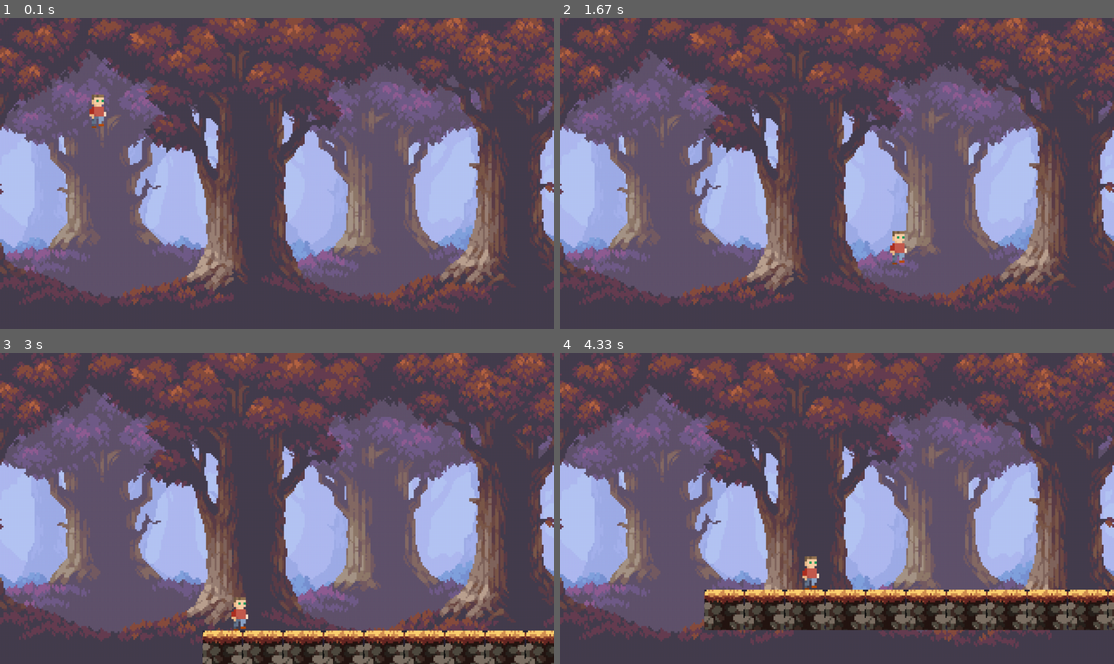
Above: before the commit, frames 1-4 (two rows, left to right).
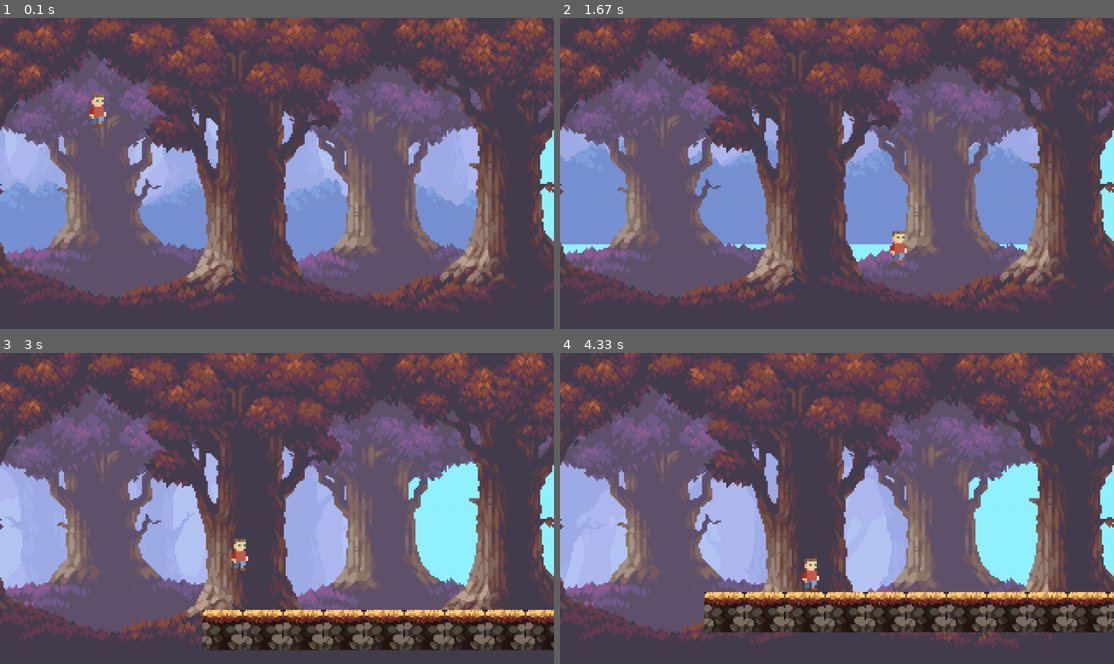
Above: after the commit, the same moments.

Repository: fabianwgl/pygame-tryouts
Game: pygame game, started from basics.py
Same seed, same stepped clock (60 frames per second), same inputs: the game is played once before the commit and once after it.
Inputs:
- Up to frame 1 (0.1 s): no input
- Up to frame 2 (1.67 s): hold Right 0.33-0.8 s; hold Up 0.83-1.13 s; hold Right 1.17-1.63 s
- Up to frame 3 (3 s): hold Left 1.67-2.2 s; hold Left 2.23-2.63 s; hold Up from 2.67 s (still down)
- Up to frame 4 (4.33 s): release Up at 3.03 s; hold Right 3.07-3.7 s; hold Left 3.73-4.2 s; hold Right from 4.23 s (still down)

The runs differ from the first frame. In frame 1, 8.5% of the frame differs, in the area x 0-100%, y 36-77%; in frame 2, 13%; in frame 3, 15%, in the area x 0-100%, y 34-100%; in frame 4, 10%.

Commit message:
added music and capibara sprites

Diff:
--- a/basics.py
+++ b/basics.py
@@ -3,7 +3,7 @@
 from pygame.locals import *
 pygame.init()
 
-pygame.display.set_caption('potigame')
+pygame.display.set_caption('game')
 WINDOW_SIZE = (960, 540)
 screen = pygame.display.set_mode(WINDOW_SIZE, 0, 32)
 display = pygame.Surface(WINDOW_SIZE)
@@ -100,8 +100,9 @@
     scroll = true_scroll.copy()
     scroll[0] = int(scroll[0])
     scroll[1] = int(scroll[1])
+    print(scroll[0], scroll[1])
 
-    display.blit(image, (0, 0))
+    display.blit(image, (scroll[0], scroll[1]))
     display.blit(image2, (0, 0))
     display.blit(image3, (0, 0))
 
--- /dev/null
+++ b/escene.py
@@ -0,0 +1,286 @@
+import sys
+import pygame
+from pygame.locals import *
+from pygame import mixer
+
+pygame.init()
+mixer.init()
+
+mixer.music.load('lloyd.wav')
+
+mixer.music.set_volume(0.2)
+
+pygame.display.set_caption('capi the game')
+WINDOW_SIZE = (900, 500)
+screen = pygame.display.set_mode(WINDOW_SIZE, 0, 32)
+display = pygame.Surface(WINDOW_SIZE)
+
+clock = pygame.time.Clock()
+
+ground_image = pygame.image.load('ground-1.png')
+shop_image = pygame.image.load('shop.png')
+shopp = pygame.transform.scale(shop_image, (shop_image.get_width()*2, shop_image.get_height()*2))
+
+bg1_image = pygame.image.load('clouds/1.png')
+bg2_image = pygame.image.load('clouds/6.png')
+bg3_image = pygame.image.load('clouds/2.png')
+bg4_image = pygame.image.load('clouds/4.png')
+bg5_image = pygame.image.load('clouds/5.png')
+
+single_cloud_image = pygame.image.load('clouds/3.png')
+
+print(pygame.font.get_fonts())
+
+def load_map(path):
+    f = open(path+".txt", "r")
+    data = f.read()
+    f.close()
+    data = data.split('\n')
+    game_map = []
+    for row in data:
+        game_map.append(list(row))
+    return game_map
+
+game_map = load_map('map')
+
+def collision_test(rect, tiles):
+    hit_list = []
+    for tile in tiles:
+        if rect.colliderect(tile):
+            hit_list.append(tile)
+    return hit_list
+
+def move(rect, movement, tiles):
+    collision_types = {'top': False, 'bottom': False, 'right': False, 'left': False}
+
+    rect.x += movement[0]
+    hit_list = collision_test(rect, tiles)
+    for tile in hit_list:
+        if movement[0] > 0:
+            rect.right = tile.left
+            collision_types['right'] = True
+        elif movement[0] < 0:
+            rect.left = tile.right
+            collision_types['left'] = True
+
+    rect.y += movement[1]
+    hit_list = collision_test(rect, tiles)
+    for tile in hit_list:
+        if movement[1] > 0:
+            rect.bottom = tile.top
+            collision_types['bottom'] = True
+        elif movement[1] < 0:
+            rect.top = tile.bottom
+            collision_types['top'] = True
+
+    return rect, collision_types
+
+global animation_frames
+animation_frames = {}
+
+def load_animation(path, frame_durations):
+    global animation_frames
+    animation_name = path.split('/')[-1]
+    animation_frame_data = []
+    n = 0
+    for frame in frame_durations:
+        animation_frame_id = animation_name+'-'+str(n)
+        img_location = path+'/'+animation_frame_id+'.png'
+        animation_image = pygame.image.load(img_location).convert()
+        animation_image.set_colorkey((255, 255, 255, 255))
+        animation_frames[animation_frame_id] = animation_image.copy()
+        for i in range(frame):
+            animation_frame_data.append(animation_frame_id)
+        n += 1
+    return animation_frame_data
+
+def change_action(action_var, frame, new_value):
+    if action_var != new_value:
+        action_var = new_value
+        frame = 0
+    return action_var,frame
+
+animation_database = {}
+
+#   load animation database
+animation_database['walk'] = load_animation('capy/walk', [4,4,4,4,4,4,4,4])
+animation_database['sitting-idle'] = load_animation('capy/sitting-idle', [4,4,4,4,4,4,4,4])
+animation_database['munch'] = load_animation('capy/munch', [4,4,4,4,4,4,4,4])
+
+player_action = 'walk'
+player_frame = 0
+player_flip = False
+
+moving_right = False
+moving_left = False
+moving_up = False
+moving_down = False
+
+player_location = [50, 50]
+player_y_momentum = 0
+player_is_jumping = False
+velocity = 0.2
+
+true_scroll = [0,0]
+
+TILE_SIZE = ground_image.get_width()
+
+player_rect = pygame.Rect(400, 300, 64, 45)
+
+print("TILE SIZE "+str(TILE_SIZE))
+
+FACTOR_SCALE = 1.6
+PLAYER_MOVEMENT_SPEED = 8
+
+#   draw background
+image = pygame.transform.scale(bg1_image, (bg1_image.get_width()*FACTOR_SCALE, bg1_image.get_height()*FACTOR_SCALE))
+image2 = pygame.transform.scale(bg2_image, (bg2_image.get_width()*FACTOR_SCALE, bg2_image.get_height()*FACTOR_SCALE))
+image3 = pygame.transform.scale(bg3_image, (bg3_image.get_width()*FACTOR_SCALE, bg3_image.get_height()*FACTOR_SCALE))
+image5 = pygame.transform.scale(bg5_image, (bg5_image.get_width()*FACTOR_SCALE, bg5_image.get_height()*FACTOR_SCALE))
+
+image4 = pygame.transform.scale(bg4_image, (bg4_image.get_width()*FACTOR_SCALE, bg4_image.get_height()*FACTOR_SCALE))
+image4_x = -50
+image4_return = False
+
+cloud = pygame.transform.scale(single_cloud_image, (single_cloud_image.get_width() * 0.5, single_cloud_image.get_height() * 0.5))
+cloud_x = 450
+
+mixer.music.play()
+run = True
+while run:
+    # paint background
+    display.fill((146,244,255))
+
+    #   scroll and camera offset
+    true_scroll[0] += (player_rect.x-true_scroll[0]-400)/20
+    true_scroll[1] += (player_rect.y-true_scroll[1]-390)/20
+    #   purify scroll integers
+    scroll = true_scroll.copy()
+    scroll[0] = int(scroll[0])
+    scroll[1] = int(scroll[1])
+
+    #   draw background
+    display.blit(image, (0, 0))
+    display.blit(image2, (0, 0))
+    display.blit(image3, (0, 0))
+    display.blit(image5, (0, 0))
+
+    #   lullaby clouds animation
+    display.blit(cloud, (cloud_x, 100))
+    display.blit(image4, (image4_x, 0))
+    if not image4_return:
+        image4_x += 0.03
+        cloud_x += 0.03
+        if image4_x > -1:
+            image4_return = True
+    else:
+        image4_x -= 0.03
+        cloud_x -= 0.03
+        if image4_x < -50:
+            image4_return = False
+
+
+    tile_rects = []
+
+    #   display tiles and things and
+    y = 0
+    for row in game_map:
+        x = 0
+        for tile in row:
+            if tile == '1':
+                display.blit(ground_image, (x * TILE_SIZE-scroll[0], y * TILE_SIZE-scroll[1]))
+            if tile == '2':
+                display.blit(shopp, (x * TILE_SIZE-scroll[0], y * TILE_SIZE-scroll[1]))
+            if tile not in ['0', '2']:
+                tile_rects.append(pygame.Rect(x * TILE_SIZE, y * TILE_SIZE, TILE_SIZE, TILE_SIZE))
+            x += 1
+        y += 1
+
+
+
+    player_movement = [0,0]
+    if moving_right and not moving_down:
+        player_movement[0] += PLAYER_MOVEMENT_SPEED
+    if moving_left and not moving_down:
+        player_movement[0] -= PLAYER_MOVEMENT_SPEED
+    # if moving_up:
+        # print('moving up')
+        # player_movement[1] += PLAYER_MOVEMENT_SPEED
+    # if moving_down:
+        # print('moving down')
+        # player_movement[1] -= PLAYER_MOVEMENT_SPEED
+
+
+    player_movement[1] += player_y_momentum
+    player_y_momentum += velocity
+
+    if player_y_momentum > 10:
+        player_y_momentum = 10
+
+    if player_movement[0] > 0:
+        player_action, player_frame = change_action(player_action, player_frame, 'walk')
+        player_flip = False
+    if player_movement[0] < 0:
+        player_action, player_frame = change_action(player_action, player_frame, 'walk')
+        player_flip = True
+    #   IDLE
+    if player_movement[0] == 0:
+        player_action, player_frame = change_action(player_action, player_frame, 'sitting-idle')
+        # player_flip = False
+    if moving_down and not moving_left:
+        player_action, player_frame = change_action(player_action, player_frame, 'munch')
+    if moving_down and moving_left:
+        player_action, player_frame = change_action(player_action, player_frame, 'munch')
+        player_flip = True
+
+
+    player_rect, collisions = move(player_rect, player_movement, tile_rects)
+    if collisions['bottom']:
+        player_is_jumping = False
+        player_y_momentum = 0
+
+    #   draw player sprite
+    player_frame += 1
+    if player_frame >= len(animation_database[player_action]):
+        player_frame = 0
+    player_img_id = animation_database[player_action][player_frame]
+    player_img = animation_frames[player_img_id]
+
+    display.blit(pygame.transform.flip(player_img, player_flip, False), (player_rect.x-scroll[0], player_rect.y-scroll[1]))
+
+
+    #   event handler
+    for event in pygame.event.get():
+        if event.type == QUIT:
+            run = False
+            pygame.quit()
+            sys.exit()
+        if event.type == KEYDOWN:
+            if event.key == K_RIGHT:
+                moving_right = True
+            if event.key == K_LEFT:
+                moving_left = True
+            if event.key == K_UP:
+                moving_up = True
+                player_is_jumping = True
+                player_y_momentum = -5
+            if event.key == K_DOWN:
+                moving_down = True
+                player_is_jumping = False
+                player_y_momentum = 5
+        if event.type == KEYUP:
+            if event.key == K_RIGHT:
+                moving_right = False
+            if event.key == K_LEFT:
+                moving_left = False
+            if event.key == K_UP:
+                moving_up = False
+            if event.key == K_DOWN:
+                moving_down = False
+
+
+    # screen.blit(pygame.transform.scale(display, WINDOW_SIZE), (0,0))
+    screen.blit(display, (0,0))
+    pygame.display.update()
+    clock.tick(60)
+    # print(clock.get_fps())
--- a/map.txt
+++ b/map.txt
@@ -1,8 +1,4 @@
-000000000000000000000000000000
-000000000000000000000000000000
-000000000000000000000000000000
-000000000000000000000000000000
-000000000000000000000000000000
+
 000000000000000000000000000000
 000000000000000000000000000000
 000000000000000000000000000000
Binary file added: capy/capy-idle.png
Binary file added: capy/capy-walk.png
Binary file added: capy/munch/munch-0.png
Binary file added: capy/munch/munch-1.png
Binary file added: capy/munch/munch-2.png
Binary file added: capy/munch/munch-3.png
Binary file added: capy/munch/munch-4.png
Binary file added: capy/munch/munch-5.png
Binary file added: capy/munch/munch-6.png
Binary file added: capy/munch/munch-7.png
Binary file added: capy/sitting-idle/sitting-idle-0.png
Binary file added: capy/sitting-idle/sitting-idle-1.png
(and 26 more such lines)
